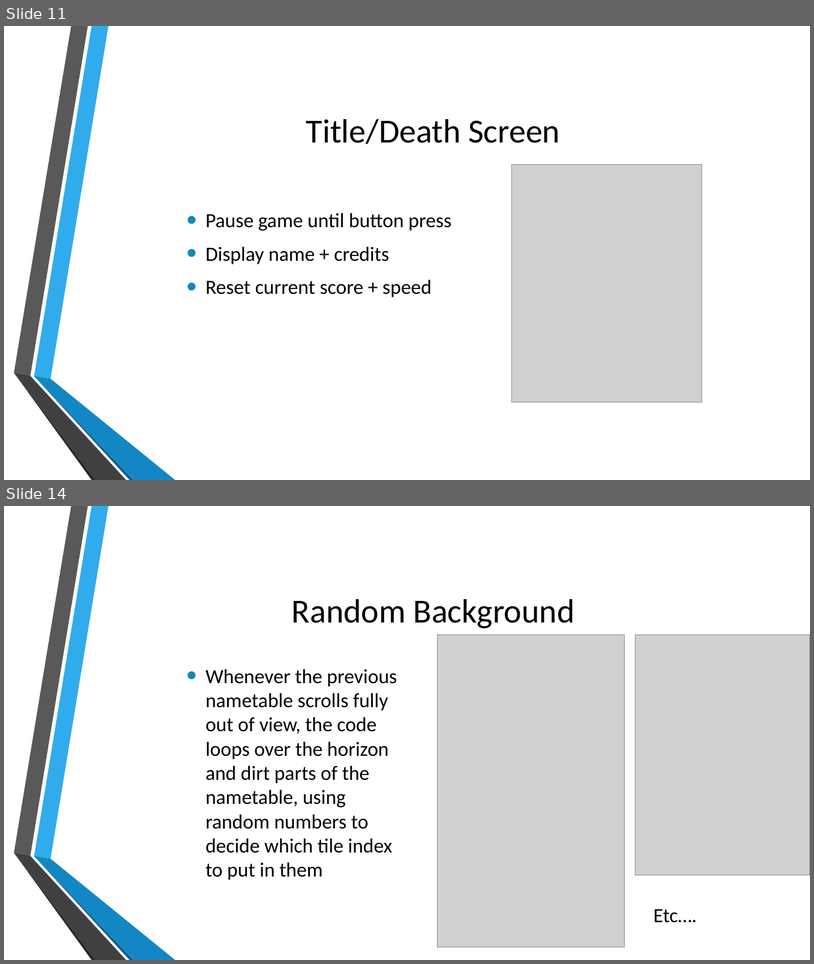
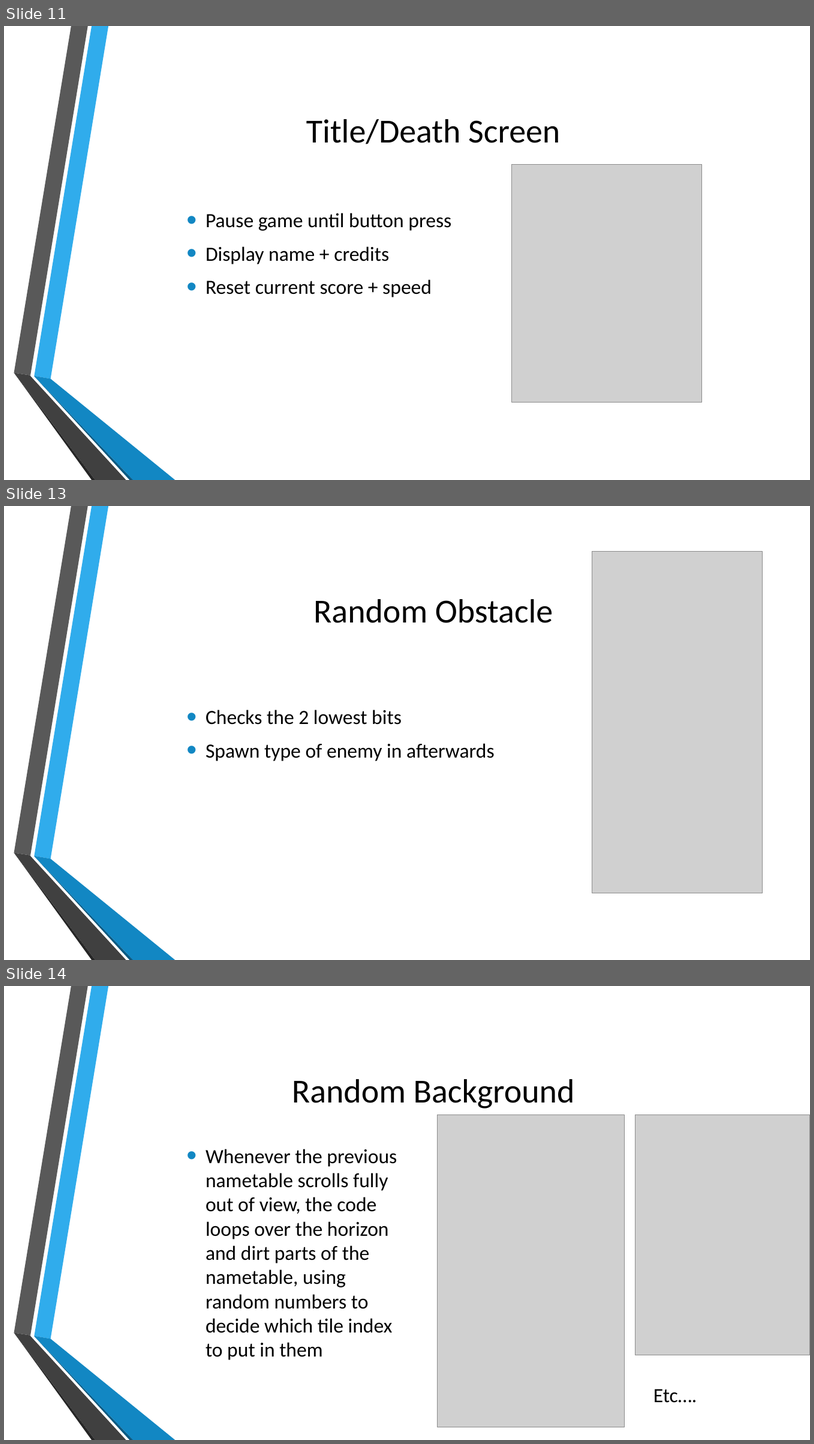
Before and after one commit to MatthiasOoms/NESDinoGame, a slide deck: Resources/NESDinoGame.pptx. Shown one above the other, each under a label of ours: slides 11 and 14 before the commit, slides 11, 13 and 14 after it; the slides between them are not shown. The pictures are 814x964 and 814x1444 pixels, drawn with LibreOffice and Linux fonts; fonts in the diff are those of the drawing; grey boxes stand for pictures; background and template pictures are left out. Boxes give left, top, right and bottom in pixels: in the first picture for what was removed or moved away, otherwise in the second. Text is boxed around its words. In the diff, an @@ line names an element or a change of style, - is before the commit and + after.

```diff
--- a/Resources/NESDinoGame.pptx
+++ b/Resources/NESDinoGame.pptx
@@ slide 13 added at box(4, 506, 810, 960), background picture (left out); not listed: 6 template elements that a slide beside it also shows @@
@@ picture added at box(593, 552, 763, 893) @@
@@ title added at box(314, 599, 553, 623), 40 pt, text #000000 @@
+Random Obstacle
@@ text added at box(206, 709, 495, 761), 24 pt, text #000000 @@
+• Checks the 2 lowest bits
+• Spawn type of enemy in afterwards
```
Also in this commit, not shown: 1 slide changed, 1 other slide added, 2 slides removed, 1 other file.
